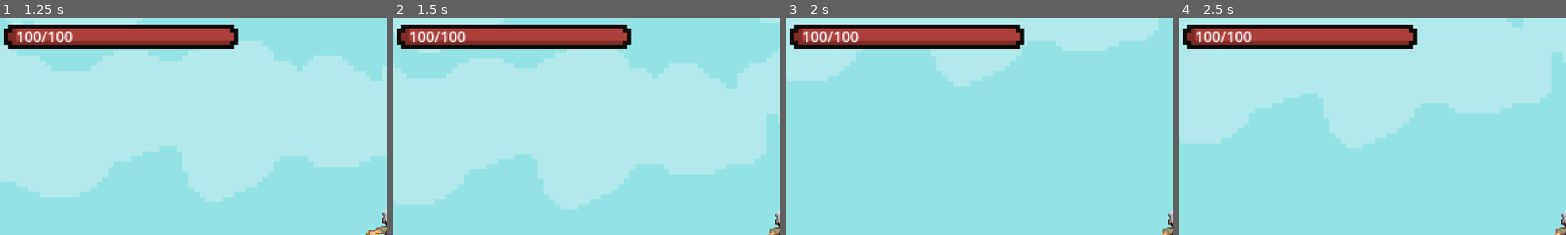
Above: before the commit, frames 1-4 (left to right).
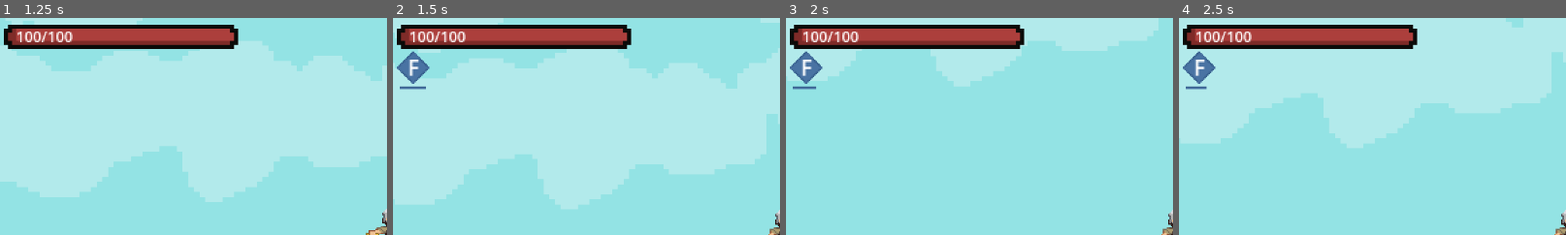
Above: after the commit, the same moments.

Repository: Dawqss/Platformer
Game: Godot game, scene res://main.tscn
Same seed, same stepped clock (60 frames per second), same inputs: the game is played once before the commit and once after it.
Inputs (mouse positions are % of the whole screen's width and height, from its top left):
- Up to frame 1 (1.25 s): move the mouse to (72, 45) at 0.52 s; hold D (move_right) from 0.53 s (still down); click (72, 45) at 0.6 s; tap W (jump) at 0.77, 1.07 s; tap F (getsuga) at 0.8 s
- Up to frame 2 (1.5 s): keep holding D (move_right); move the mouse to (30, 55) at 1.27 s; tap F (getsuga) at 1.35 s
- Up to frame 3 (2 s): keep holding D (move_right); tap W (jump) at 1.52, 1.55, 1.82 s
- Up to frame 4 (2.5 s): move the mouse to (60, 28) at 2.02 s; release D (move_right) at 2.03 s; hold A (move_left) from 2.03 s (still down); tap W (jump) at 2.1 s; click (60, 28) at 2.3 s
The pictures show only the part of the screen within x 0-50%, y 0-50%; the shares and areas given below are measured in that part.

Frame 1 is identical in both runs. In frame 2, 0.8% of the frame differs, in the area x 1-10%, y 15-34%; in frame 3, 0.8%; in frame 4, 0.8%.

Commit message:
feat: add getsuga cooldown timers

Diff:
--- /dev/null
+++ b/hud/cooldown_bar.gd
@@ -0,0 +1,40 @@
+extends Node2D
+
+class_name CooldownBar
+
+var is_skill_on_cooldown = false;
+var cooldown_time: float;
+var current_counted_time = 0;
+
+func _ready():
+	pass;
+
+func init(new_cooldown_time: float):
+	cooldown_time = new_cooldown_time;
+	hide();
+
+func set_bar_width_in_percent(width: float):
+	var clampedWidth = clamp(width, 0, 100);
+	if $Bar:
+		$Bar.transform.x[0] = 1 - (clampedWidth / 100.0);
+
+func reset():
+	$Bar.transform.x[0] = 1;
+
+func progress_time(delta: float):
+	if is_skill_on_cooldown:
+		current_counted_time += delta * 1000;
+		set_bar_width_in_percent((current_counted_time / cooldown_time) * 100);
+		print(current_counted_time / cooldown_time);
+		if cooldown_time <= current_counted_time:
+			is_skill_on_cooldown = false;
+			current_counted_time = 0;
+
+func start():
+	show();
+	is_skill_on_cooldown = true;
+
+func finish():
+	hide();
+	reset();
+	is_skill_on_cooldown = false;
--- /dev/null
+++ b/hud/cooldown_bar.tscn
@@ -0,0 +1,32 @@
+[gd_scene load_steps=5 format=3 uid="uid://oeu7agf4wd1o"]
+
+[ext_resource type="Script" path="res://hud/cooldown_bar.gd" id="1_q2eys"]
+[ext_resource type="Texture2D" uid="uid://bh13ayv1ij3hk" path="res://art/Legacy-Fantasy - High Forest 2.3/HUD/Base-01.png" id="2_y8bcl"]
+
+[sub_resource type="AtlasTexture" id="AtlasTexture_r7nsx"]
+atlas = ExtResource("2_y8bcl")
+region = Rect2(140, 108, 24, 24)
+
+[sub_resource type="AtlasTexture" id="AtlasTexture_oqrmb"]
+atlas = ExtResource("2_y8bcl")
+region = Rect2(309, 39, 20, 2)
+
+[node name="CooldownBar" type="Node2D"]
+script = ExtResource("1_q2eys")
+
+[node name="CanvasGroup" type="CanvasGroup" parent="."]
+
+[node name="Sprite2D" type="Sprite2D" parent="CanvasGroup"]
+texture = SubResource("AtlasTexture_r7nsx")
+
+[node name="Label" type="Label" parent="CanvasGroup"]
+offset_left = -4.0
+offset_top = -12.0
+offset_right = 36.0
+offset_bottom = 11.0
+text = "F"
+
+[node name="Bar" type="Sprite2D" parent="."]
+position = Vector2(-10, 14)
+texture = SubResource("AtlasTexture_oqrmb")
+centered = false
--- /dev/null
+++ b/hud/hudUpdate.gd
@@ -0,0 +1,8 @@
+extends Object
+
+class_name HudUpdate
+
+enum EventNames {
+	GetsugaStart,
+	GetsugaEnd,
+}
--- a/main.gd
+++ b/main.gd
@@ -6,9 +6,15 @@
 
 var current_health = MAX_HEALTH;
 var healthBar: HealthBar;
+var cooldownGetsuga: CooldownBar;
+
+func _process(delta):
+	cooldownGetsuga.progress_time(delta);
 
 func _ready():
 	healthBar = $Camera2D/HealthBar;
+	cooldownGetsuga = $Camera2D/CooldownBar;
+	cooldownGetsuga.init(Getsuga.COOLDOWN_TIME * 1000);
 
 func add_health(number: int):
 	current_health = clamp(current_health + number, 0, MAX_HEALTH);
@@ -18,7 +24,17 @@
 	current_health = clamp(current_health - number, 0, MAX_HEALTH);
 	healthBar.set_label_value(str(current_health));
 
+func on_cooldown_change():
+	pass;
+
 func _on_player_got_hit(signal_name: SignalsNames.names, value):
 	match signal_name:
 		SignalsNames.names.REMOVE_HEALTH:
 			remove_health(value);
+
+func _on_player_hud_signal(signal_name: HudUpdate.EventNames):
+	match signal_name:
+		HudUpdate.EventNames.GetsugaStart:
+			cooldownGetsuga.start();
+		HudUpdate.EventNames.GetsugaEnd:
+			cooldownGetsuga.finish()
--- a/main.tscn
+++ b/main.tscn
@@ -1,11 +1,13 @@
-[gd_scene load_steps=7 format=3 uid="uid://c0ybyhigv6mvu"]
+[gd_scene load_steps=9 format=3 uid="uid://c0ybyhigv6mvu"]
 
 [ext_resource type="PackedScene" uid="uid://24gv2j0lmo3s" path="res://levels/test_level.tscn" id="1_dfh7l"]
 [ext_resource type="Script" path="res://main.gd" id="1_jpakq"]
 [ext_resource type="PackedScene" uid="uid://b672epg2ubmxy" path="res://player/player.tscn" id="2_hhpp5"]
+[ext_resource type="Script" path="res://hud/cooldown_bar.gd" id="4_2h60h"]
 [ext_resource type="PackedScene" uid="uid://bbtchm7j8lb2p" path="res://hud/hud_frame.tscn" id="4_bhodp"]
 [ext_resource type="AudioStream" uid="uid://mof06q1o4ruq" path="res://indian_trap.mp3" id="4_tkt0j"]
 [ext_resource type="PackedScene" uid="uid://b7pfg81i3uyda" path="res://mobs/boar.tscn" id="5_8mvua"]
+[ext_resource type="PackedScene" uid="uid://oeu7agf4wd1o" path="res://hud/cooldown_bar.tscn" id="5_w8d83"]
 
 [node name="Main" type="Node"]
 script = ExtResource("1_jpakq")
@@ -21,7 +23,11 @@
 [node name="Camera2D" type="Camera2D" parent="."]
 position = Vector2(124, 171)
 zoom = Vector2(2, 2)
+script = ExtResource("4_2h60h")
 metadata/_edit_lock_ = true
+
+[node name="CooldownBar" parent="Camera2D" instance=ExtResource("5_w8d83")]
+position = Vector2(-273, -125)
 
 [node name="HealthBar" parent="Camera2D" instance=ExtResource("4_bhodp")]
 position = Vector2(-285, -157)
@@ -49,3 +55,4 @@
 position = Vector2(1341, 532)
 
 [connection signal="GotHit" from="Player" to="." method="_on_player_got_hit"]
+[connection signal="HudSignal" from="Player" to="." method="_on_player_hud_signal"]
--- a/player/Getsuga.gd
+++ b/player/Getsuga.gd
@@ -5,17 +5,21 @@
 var SPEED = 500;
 var DAMAGE = 9999;
 
+const COOLDOWN_TIME = 5;
+
+var direction = 1;
+
 func _ready():
 	$AnimatedSprite2D.play("default");
+	$AnimatedSprite2D.flip_h = bool(direction - 1);
 
 # Called every frame. 'delta' is the elapsed time since the previous frame.
 func _process(delta):
-	position.x += delta * SPEED;
+	position.x += delta * SPEED * direction;
 	for area in get_overlapping_areas():
 		if area.get_parent() is BoarMob:
 			var boarMob = area.get_parent() as BoarMob;
 			boarMob.got_hit(DAMAGE, 1);
 
-
 func _on_visible_on_screen_notifier_2d_screen_exited():
 	queue_free();
--- a/player/player.gd
+++ b/player/player.gd
@@ -14,18 +14,20 @@
 var is_attacking = false;
 var is_getsuga_attacking = false;
 var is_hitting_by_enemy = false;
+
+var is_getsuga_on_cooldown = false;
+var is_attack_on_cooldown = false;
 var jump_count = 0;
 var current_enemy_damage = null;
 var enemy_in_melee_attack_range = false;
 var attack_shape_start_position: Vector2;
 var attack_shape_rotation: float;
 
-
-
 # Get the gravity from the project settings to be synced with RigidBody nodes.
 var gravity = ProjectSettings.get_setting("physics/2d/default_gravity")
 
 signal GotHit;
+signal HudSignal;
 
 enum State {
 	ATTACK,
@@ -49,7 +51,13 @@
 var direction;
 var lastFacingDirection;
 
+var time1 = null;
+var time2 = null;
+
+const one_frame_time = 16  #one frame is 16ms delta around;
+
 func _physics_process(delta):
+	#print(delta * 1000);
 	set_state();
 	set_movement_effect(delta);
 	if velocity.x == 0:
@@ -58,34 +66,33 @@
 		set_animation(get_animation(), velocity.x < 0);
 	move_and_slide();
 
-	#$Label.text = String("X: {x}, Y: {y}").format({"x": velocity.x, "y": velocity.y});
-	#$Label.show();
-func attack():
+func emitAttack():
 	for area in $Attack.get_overlapping_areas():
 		if area.get_parent() is BoarMob:
 			area.get_parent().got_hit(DAMAGE, lastFacingDirection);
 
-
 func check_normal_attack():
-	if Input.is_action_just_pressed('attack') && !is_attacking:
+	if Input.is_action_just_pressed('attack') && !is_attacking && !is_attack_on_cooldown && !is_getsuga_attacking:
+		is_attacking = true;
+		is_attack_on_cooldown = true;
+		$DamageSpeedTimer.start();
+		$AnimatedSprite2D.play('attack');
 		$SlashSound.play();
-		attack()
+		emitAttack();
 
 func check_getsuga_attack():
-	if Input.is_action_just_pressed("getsuga") && !is_attacking && !is_getsuga_attacking:
+	if Input.is_action_just_pressed("getsuga") && !is_attacking && !is_getsuga_attacking && !is_getsuga_on_cooldown:
 		is_getsuga_attacking = true;
+		is_getsuga_on_cooldown = true;
+		$GetsugaCooldownTimer.start();
+		HudSignal.emit(HudUpdate.EventNames.GetsugaStart);
 		create_getsuga_moon();
 
 func create_getsuga_moon():
 	var moon = getsuga_scene.instantiate() as Getsuga;
 	moon.position = position;
+	moon.direction = lastFacingDirection;
 	get_parent().add_child(moon);
-
-func get_is_attack() -> bool:
-	if Input.is_action_just_pressed("attack") || is_attacking:
-		return true;
-	else:
-		return false;
 
 func jump():
 	velocity.y = JUMP_VELOCITY;
@@ -114,7 +121,6 @@
 	jump_observer_with_max_count(DEFAULT_MAX_JUMPS);
 	check_normal_attack();
 	check_getsuga_attack();
-	is_attacking = get_is_attack();
 
 	if direction && !is_attacking && !is_getsuga_attacking:
 		velocity.x = direction * SPEED
@@ -132,13 +138,9 @@
 			multiVector = Vector2(1, 0);
 		$Attack/CollisionShape2D.position = attack_shape_start_position * multiVector;
 		$Attack/CollisionShape2D.rotation = attack_shape_rotation * multiVector.x;
-
 	match animation:
-		'fall', 'jump', 'attack', 'getsuga':
-			pass;
-		_:
-			if !$AnimatedSprite2D.is_playing():
-				$AnimatedSprite2D.play();
+		"run":
+			$AnimatedSprite2D.play();
 
 func set_state():
 	var absVelocity = abs(velocity.x);
@@ -212,3 +214,13 @@
 
 func _on_attack_area_exited(area):
 	enemy_in_melee_attack_range = false;
+
+func _on_damage_speed_timer_timeout():
+	is_attack_on_cooldown = false;
+
+func _on_getsuga_cooldown_timer_timeout():
+	is_getsuga_on_cooldown = false;
+	HudSignal.emit(HudUpdate.EventNames.GetsugaEnd);
+
+func _on_animated_sprite_2d_animation_changed():
+	print($AnimatedSprite2D.animation);
--- a/player/player.tscn
+++ b/player/player.tscn
@@ -432,7 +432,7 @@
 
 [node name="AnimatedSprite2D" type="AnimatedSprite2D" parent="."]
 sprite_frames = SubResource("SpriteFrames_unrrt")
-animation = &"getsuga"
+animation = &"run"
 
 [node name="SlashSound" type="AudioStreamPlayer2D" parent="."]
 stream = ExtResource("8_x52gc")
@@ -455,8 +455,19 @@
 [node name="HitTimer" type="Timer" parent="."]
 process_callback = 0
 
+[node name="DamageSpeedTimer" type="Timer" parent="."]
+wait_time = 0.9
+one_shot = true
+
+[node name="GetsugaCooldownTimer" type="Timer" parent="."]
+wait_time = 5.0
+one_shot = true
+
+[connection signal="animation_changed" from="AnimatedSprite2D" to="." method="_on_animated_sprite_2d_animation_changed"]
 [connection signal="animation_finished" from="AnimatedSprite2D" to="." method="_on_animated_sprite_2d_animation_finished"]
 [connection signal="area_exited" from="Hitbox" to="." method="_on_hitbox_area_exited"]
 [connection signal="area_entered" from="Attack" to="." method="_on_attack_area_entered"]
 [connection signal="area_exited" from="Attack" to="." method="_on_attack_area_exited"]
 [connection signal="timeout" from="HitTimer" to="." method="_on_hit_timer_timeout"]
+[connection signal="timeout" from="DamageSpeedTimer" to="." method="_on_damage_speed_timer_timeout"]
+[connection signal="timeout" from="GetsugaCooldownTimer" to="." method="_on_getsuga_cooldown_timer_timeout"]
